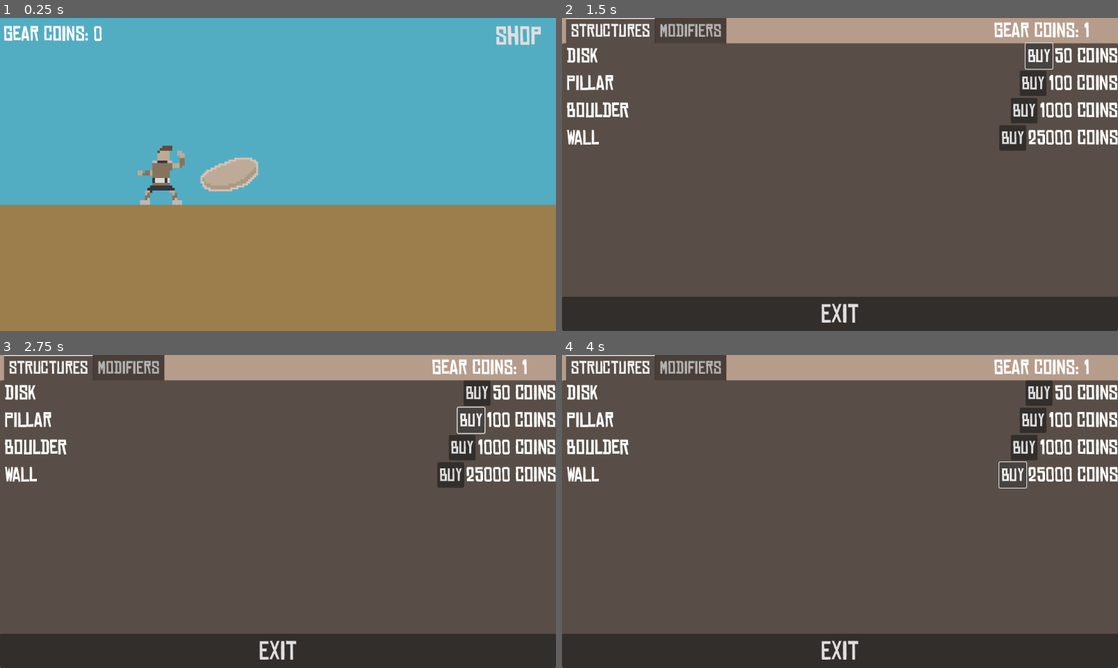
Above: before the commit, frames 1-4 (two rows, left to right).
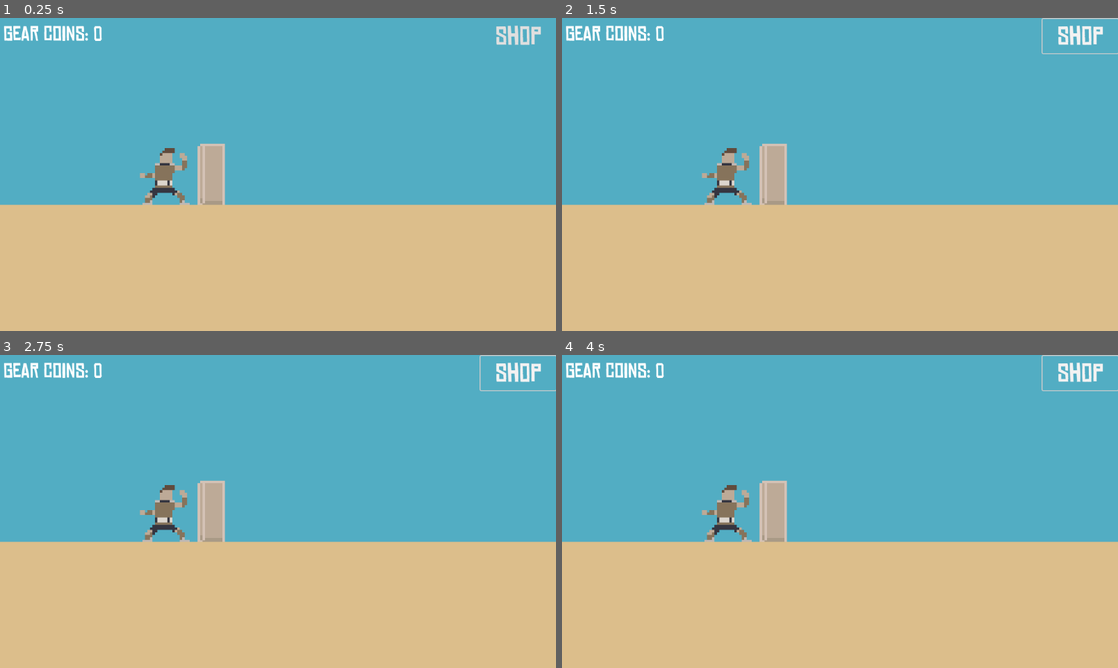
Above: after the commit, the same moments.

Repository: Warladd/Rockle
Game: Godot game, scene res://scenes/screens/game.tscn
The game is run twice, just before and just after one commit, with the same random seed, the same clock (stepped at 60 frames per second) and the same inputs.
Inputs (mouse positions are in pixels of both pictures, inside the frame that each line leads up to):
- Up to frame 1 (0.25 s): no input
- Up to frame 2 (1.5 s): click "Shop" at 0.5 s; click (1040, 55) at 1.25 s, where only the run before the commit has a clickable "Buy"
- Up to frame 3 (2.75 s): click (472, 420) at 2 s, where only the run before the commit has a clickable "Buy"
- Up to frame 4 (4 s): click (1023, 448) at 2.75 s, where only the run before the commit has a clickable "Buy"; click (1012, 473) at 3.5 s, where only the run before the commit has a clickable "Buy"

The runs differ from the first frame. In frame 1, 42% of the frame differs, in the area x 0-100%, y 40-100%; in frame 2, 100%, in the area x 0-100%, y 0-100%; in frame 3, 100%; in frame 4, 100%.
Error after the commit: Parse Error: Expected expression after "or" operator. (res://scripts/main.gd:133)

Commit message:
adding pillar

Diff:
--- a/scenes/screens/game.tscn
+++ b/scenes/screens/game.tscn
@@ -1,10 +1,11 @@
-[gd_scene load_steps=8 format=3 uid="uid://dtw6obm6lmpng"]
+[gd_scene load_steps=9 format=3 uid="uid://dtw6obm6lmpng"]
 
 [ext_resource type="Script" path="res://scripts/main.gd" id="1_rdaht"]
 [ext_resource type="FontFile" uid="uid://duatcmyng8p2d" path="res://assets/fonts/chinese rocks rg.otf" id="2_bwg6y"]
 [ext_resource type="LabelSettings" uid="uid://xd8rgjv5gtlp" path="res://resources/standard_label_settings.tres" id="3_6lbk3"]
-[ext_resource type="Texture2D" uid="uid://blq6w0xknc3ma" path="res://assets/structures/disk.png" id="4_fcy8y"]
+[ext_resource type="Texture2D" uid="uid://esoutmox2yhs" path="res://assets/structures/disk_new.png" id="4_n3fo8"]
 [ext_resource type="Texture2D" uid="uid://bx0pn8txbr2wx" path="res://assets/character/Rumbler.png" id="5_4qlkr"]
+[ext_resource type="Texture2D" uid="uid://bu7ldqi1qg1bf" path="res://assets/structures/pillar_new.png" id="5_or4b6"]
 [ext_resource type="Texture2D" uid="uid://cf8a6htdc168p" path="res://assets/character/Rumbler_straight.png" id="6_ymcde"]
 
 [sub_resource type="SpriteFrames" id="SpriteFrames_opojv"]
@@ -46,20 +47,21 @@
 "speed": 5.0
 }]
 
-[node name="Game" type="Node2D" node_paths=PackedStringArray("gear_label", "shop_label_1", "shop_label_2", "shop", "shop_button", "pillar_label", "boulder_label", "wall_label", "player_sprite", "disk_timer", "disk_label", "disk_sprite")]
+[node name="Game" type="Node2D" node_paths=PackedStringArray("gear_label", "shop_label_1", "shop_label_2", "shop", "shop_button", "boulder_label", "wall_label", "player_sprite", "disk_timer", "disk_label", "disk_sprite", "pillar_sprite", "pillar_label")]
 script = ExtResource("1_rdaht")
 gear_label = NodePath("GearCoinLabel")
 shop_label_1 = NodePath("Shop/TabContainer/Structures/Label")
 shop_label_2 = NodePath("Shop/TabContainer/Modifiers/Label2")
 shop = NodePath("Shop")
 shop_button = NodePath("ShopButton")
-pillar_label = NodePath("Shop/TabContainer/Modifiers/VBoxContainer/HBoxContainer/Label2")
 boulder_label = NodePath("Shop/TabContainer/Modifiers/VBoxContainer/HBoxContainer2/Label2")
 wall_label = NodePath("Shop/TabContainer/Modifiers/VBoxContainer/HBoxContainer3/Label2")
 player_sprite = NodePath("Player")
 disk_timer = NodePath("Structure Timers/DiskTimer")
 disk_label = NodePath("Shop/TabContainer/Structures/VBoxContainer/HBoxContainer/Label2")
 disk_sprite = NodePath("Disk")
+pillar_sprite = NodePath("Pillar")
+pillar_label = NodePath("Shop/TabContainer/Modifiers/VBoxContainer/HBoxContainer/Label2")
 
 [node name="Camera2D" type="Camera2D" parent="."]
 position = Vector2(560, 315)
@@ -356,8 +358,12 @@
 label_settings = ExtResource("3_6lbk3")
 
 [node name="Disk" type="Sprite2D" parent="."]
-position = Vector2(467, 413)
-texture = ExtResource("4_fcy8y")
+position = Vector2(430, 414)
+texture = ExtResource("4_n3fo8")
+
+[node name="Pillar" type="Sprite2D" parent="."]
+position = Vector2(428, 318)
+texture = ExtResource("5_or4b6")
 
 [node name="Player" type="AnimatedSprite2D" parent="."]
 position = Vector2(337, 322)
@@ -368,7 +374,7 @@
 offset_top = 376.0
 offset_right = 1121.0
 offset_bottom = 630.0
-color = Color(0.607938, 0.495143, 0.293674, 1)
+color = Color(0.862368, 0.74564, 0.543697, 1)
 
 [node name="ShopButton" type="Button" parent="."]
 offset_left = 968.0
@@ -392,6 +398,7 @@
 
 [node name="PillarTimer" type="Timer" parent="Structure Timers"]
 wait_time = 5.0
+one_shot = true
 
 [connection signal="pressed" from="Shop/TabContainer/Structures/VBoxContainer/HBoxContainer/DiskButton" to="." method="_on_straight_button_pressed"]
 [connection signal="pressed" from="Shop/TabContainer/Structures/VBoxContainer/HBoxContainer2/PillarButton" to="." method="_on_kick_button_pressed"]
@@ -406,4 +413,3 @@
 [connection signal="pressed" from="ShopButton" to="." method="_on_button_pressed"]
 [connection signal="timeout" from="SaveTimer" to="." method="_on_save_timer_timeout"]
 [connection signal="timeout" from="Structure Timers/DiskTimer" to="." method="_on_disk_timer_timeout"]
-[connection signal="timeout" from="Structure Timers/PillarTimer" to="." method="_on_structure_timer_timeout"]
--- a/scripts/main.gd
+++ b/scripts/main.gd
@@ -5,7 +5,6 @@
 @export var shop_label_2 : Label
 @export var shop : CanvasLayer
 @export var shop_button : Button
-@export var pillar_label : Label
 @export var boulder_label : Label
 @export var wall_label : Label
 @export var player_sprite : AnimatedSprite2D
@@ -16,11 +15,20 @@
 @export var disk_sprite : Sprite2D
 var disk_ready : bool = true
 var disk_tween : Tween
+var disk_time = 0.1
 
-var disk_time = 0.1
+# Pillar
+@export var pillar_sprite : Sprite2D
+@export var pillar_label : Label
+var pillar_tween : Tween
+var pillar_ready : bool = true
 var pillar_time = 5
+
+# Boulder
 var boulder_time = 30
+var boulder_ready : bool = true
 var wall_time = 90
+var wall_ready : bool = true
 
 # Called when the node enters the scene tree for the first time.
 func _ready() -> void:
@@ -40,12 +48,14 @@
 
 # Called every frame. 'delta' is the elapsed time since the previous frame.
 func _process(_delta) -> void:
-	print("can disk: ", disk_ready)
+	if !disk_ready and pillar_ready:
+		pillar_tween = create_tween()
+		pillar_tween.tween_property(pillar_sprite, "position", Vector2(428, 313), 0.5)
+		await pillar_tween.finished
 
 func _input(event) -> void:
 	if event.is_action_pressed("l_click"):
 		if disk_ready:
-			print("disking")
 			disk_ready = false
 			disk_timer.start()
 			disk_tween = create_tween()
@@ -53,8 +63,6 @@
 			gear_label.text = "Gear Coins: " + str(SaveSystem.save_game.gear_coins)
 			player_sprite.play("straight")
 			disk_tween.tween_property(disk_sprite, "position", Vector2(800, 313), 0.1)
-			await disk_tween.finished
-			player_sprite.play("default")
 	if event.is_action_pressed("esc"):
 		SaveSystem.saving()
 		get_tree().quit(0)
@@ -67,7 +75,7 @@
 func _on_straight_button_pressed() -> void:
 	if SaveSystem.save_game.gear_coins >= SaveSystem.save_game.disk_cost:
 		SaveSystem.save_game.gear_coins -= SaveSystem.save_game.disk_cost
-		SaveSystem.save_game.disk_cost *= 2
+		SaveSystem.save_game.disk_cost = (SaveSystem.save_game.disk_cost + 5) * 1.2
 		SaveSystem.save_game.disk_cost = roundi(SaveSystem.save_game.disk_cost)
 		disk_label.text = str(SaveSystem.save_game.disk_cost) + " " + "Coins"
 		SaveSystem.save_game.disk += 1
@@ -119,9 +127,10 @@
 	SaveSystem.saving()
 
 func _on_disk_timer_timeout():
-	print("can disk again")
+	player_sprite.play("default")
 	disk_ready = true
-	disk_sprite.position = Vector2(464, 413)
+	disk_sprite.position = Vector2(430, 413)
+	if
 	disk_tween = create_tween()
-	disk_tween.tween_property(disk_sprite, "position", Vector2(464, 313), 0.1)
+	disk_tween.tween_property(disk_sprite, "position", Vector2(440, 313), 0.1)
 	await disk_tween.finished
Binary file changed: assets/character/Rumbler.png
Binary file changed: assets/character/Rumbler_straight.png
Binary file added: assets/structures/disk_new.png
Not shown, added: assets/structures/disk_new.png.import
Binary file added: assets/structures/pillar_new.png
Not shown, added: assets/structures/pillar_new.png.import
